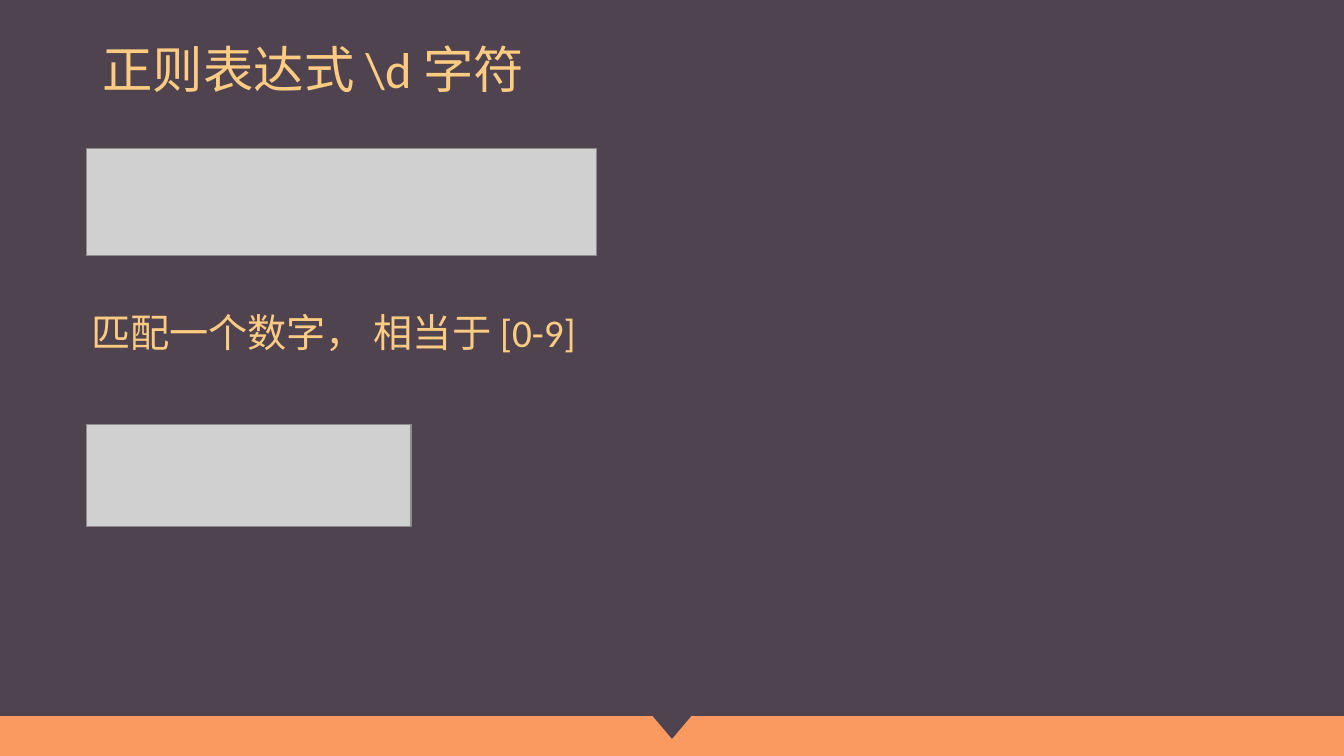
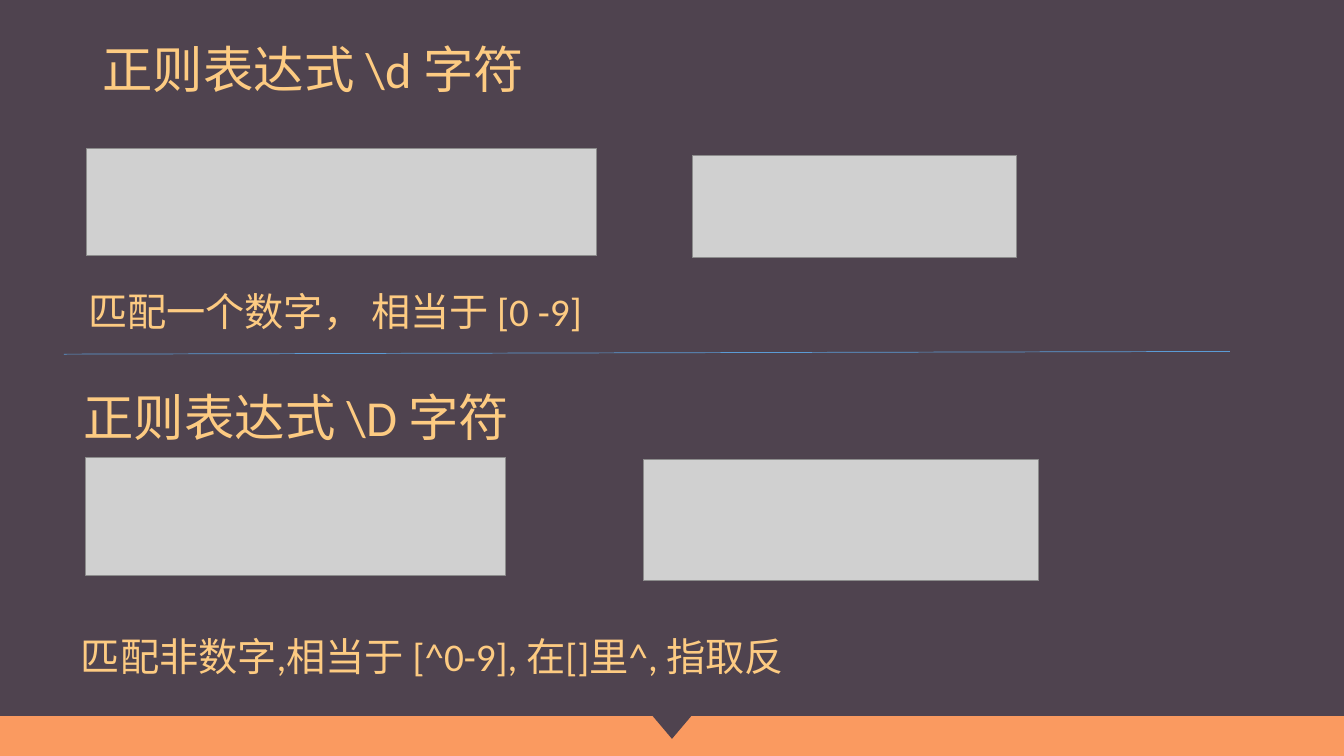
Before and after one commit to Wu-jiaming/-ppt, a slide deck: slide 18 of 正则表达式.pptx (slide 25 before the commit). Drawn at 1344x756 pixels with LibreOffice and Linux fonts; fonts in the diff are those of the drawing; grey boxes stand for pictures. Boxes give left, top, right and bottom in pixels: in the first picture for what was removed or moved away, otherwise in the second. Text is boxed around its words. In the diff, an @@ line names an element or a change of style, - is before the commit and + after.

```diff
--- a/正则表达式.pptx
+++ b/正则表达式.pptx
@@ picture: place and size @@
-picture at [87,424,411,526]
+picture at [693,155,1017,257]
@@ text at [88,293,582,332]: spaces changed @@
-匹配一个数字， 相当于 [0-9]
+匹配一个数字， 相当于 [0 -9]
@@ line added from (64, 354) to (1230, 352), #5B9BD5 0.5 pt @@
@@ text added at [83,393,510,440], 36 pt, text #FDCB82 @@
+正则表达式 \D 字符
@@ picture added at [86,458,506,576] @@
@@ picture added at [643,460,1040,581] @@
@@ text added at [81,638,784,677], 28 pt, text #FDCB82 @@
+匹配非数字,相当于 [^0-9], 在[]里^, 指取反
```
Also in this commit, not shown: 15 other slides changed, 7 slides added, 6 slides removed.
